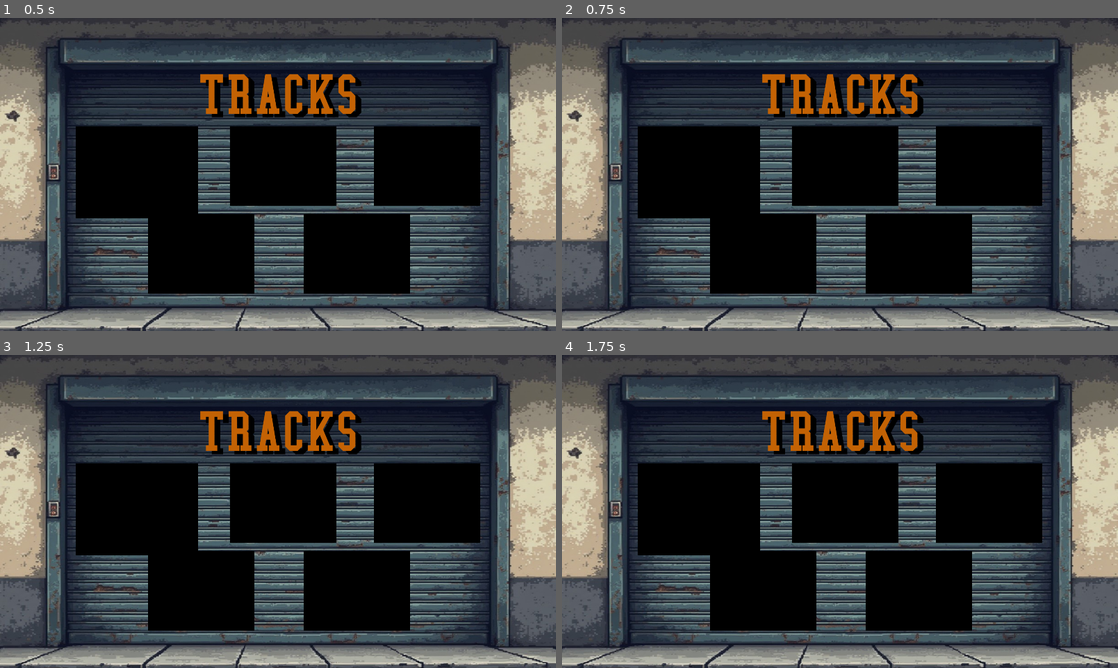
Above: before the commit, frames 1-4 (two rows, left to right).
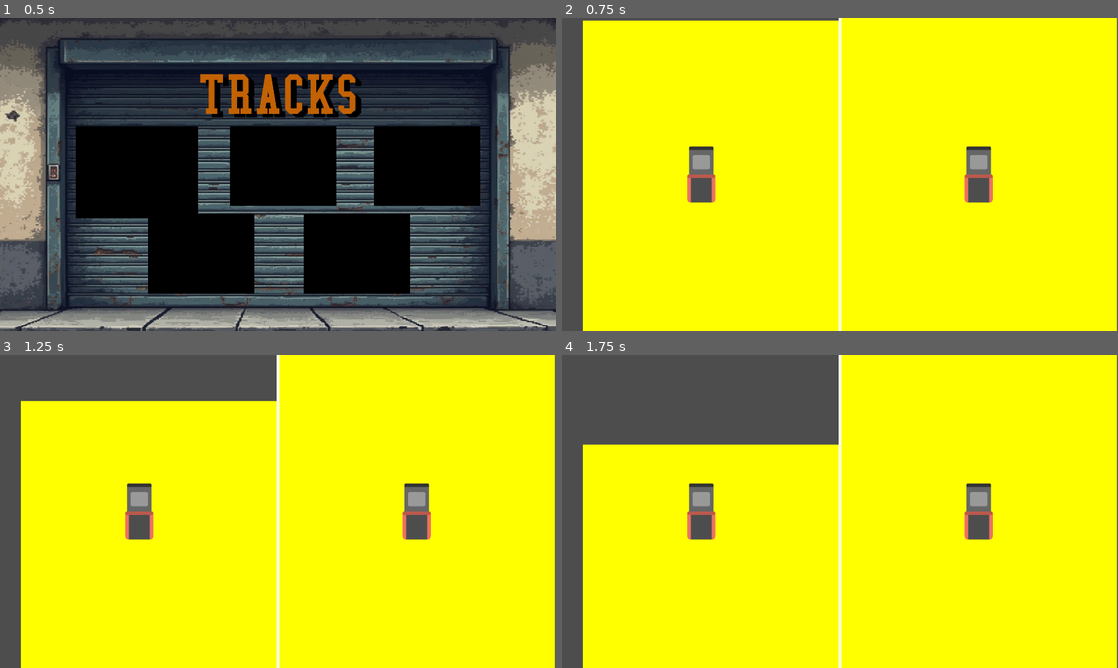
Above: after the commit, the same moments.

Repository: RoboFox031/BlazeShift
Game: Godot game, scene res://Scenes/UI/trackSelection.tscn
Same seed, same stepped clock (60 frames per second), same inputs: the game is played once before the commit and once after it.
Inputs:
- Up to frame 1 (0.5 s): no input
- Up to frame 2 (0.75 s): tap Enter at 0.5 s; hold W (p1_up) from 0.53 s (still down); tap O (p1_start) at 0.6 s
- Up to frame 3 (1.25 s): keep holding W (p1_up)
- Up to frame 4 (1.75 s): keep holding W (p1_up); tap O (p1_start) at 1.35 s

Frame 1 is identical in both runs. In frame 2, 99% of the frame differs, in the area x 0-100%, y 0-100%; in frame 3, 95%; in frame 4, 95%.

Commit message:
Finished Selecting Track Basics
Whenever a track is selected, a global variable is changed in order to load the that specific track.

Diff:
--- /dev/null
+++ b/Scenes/Testing/trackLoader.tscn
@@ -0,0 +1,41 @@
+[gd_scene load_steps=3 format=3 uid="uid://bh5t25i6jk3wb"]
+
+[ext_resource type="Script" path="res://Scripts/Testing/trackLoader.gd" id="1_lqhcq"]
+
+[sub_resource type="GDScript" id="GDScript_wxep4"]
+script/source = "extends HBoxContainer
+"
+
+[node name="trackLoader" type="Node2D"]
+script = ExtResource("1_lqhcq")
+
+[node name="HBoxContainer" type="HBoxContainer" parent="."]
+offset_right = 1920.0
+offset_bottom = 1080.0
+alignment = 1
+script = SubResource("GDScript_wxep4")
+
+[node name="SubViewportContainer" type="SubViewportContainer" parent="HBoxContainer"]
+layout_mode = 2
+
+[node name="SubViewport" type="SubViewport" parent="HBoxContainer/SubViewportContainer"]
+handle_input_locally = false
+size = Vector2i(954, 1080)
+render_target_update_mode = 4
+
+[node name="camera2d" type="Camera2D" parent="HBoxContainer/SubViewportContainer/SubViewport"]
+
+[node name="SubViewportContainer2" type="SubViewportContainer" parent="HBoxContainer"]
+layout_mode = 2
+
+[node name="SubViewport" type="SubViewport" parent="HBoxContainer/SubViewportContainer2"]
+handle_input_locally = false
+size = Vector2i(954, 1080)
+render_target_update_mode = 4
+
+[node name="camera2d" type="Camera2D" parent="HBoxContainer/SubViewportContainer2/SubViewport"]
+
+[node name="colorRect" type="ColorRect" parent="."]
+offset_left = 955.0
+offset_right = 965.0
+offset_bottom = 1080.0
--- /dev/null
+++ b/Scripts/Testing/trackLoader.gd
@@ -0,0 +1,27 @@
+extends Node2D
+var selectedTrack = globalVars.track
+@onready var players := {
+	"1": {
+	viewport = $HBoxContainer/SubViewportContainer/SubViewport,
+	camera = $HBoxContainer/SubViewportContainer/SubViewport/camera2d,
+	player = null
+	},
+	"2": {
+	viewport = $HBoxContainer/SubViewportContainer2/SubViewport,
+	camera = $HBoxContainer/SubViewportContainer2/SubViewport/camera2d,
+	player = null}
+}
+# Called when the node enters the scene tree for the first time.
+func _ready():
+	if globalVars.track:
+		var track = selectedTrack.instantiate()
+		players['1'].viewport.add_child(track)
+		players['2'].viewport.world_2d = players['1'].viewport.world_2d
+		players['1'].player = $HBoxContainer/SubViewportContainer/SubViewport/RaceTrackTesting/ScreenPlayer1
+		players['2'].player = $HBoxContainer/SubViewportContainer/SubViewport/RaceTrackTesting/ScreenPlayer2
+		for node in players.values():
+			var remote_transform := RemoteTransform2D.new()
+			remote_transform.remote_path = node.camera.get_path()
+			print(node)
+			node.player.add_child(remote_transform)
+		pass # Replace with function body.
--- a/Scripts/UI/trackSelection.gd
+++ b/Scripts/UI/trackSelection.gd
@@ -16,6 +16,10 @@
 	_updateMapSelected(maps[selected])
 
 func _process(delta: float) -> void:
+	if selected == 0 and Input.is_action_just_pressed("p1_start"):
+		globalVars.track = preload("res://Scenes/Testing/testing_racetrack.tscn")
+		get_tree().change_scene_to_file("res://Scenes/Testing/trackLoader.tscn")
+
 	if Input.is_action_just_pressed("p1_right"):
 		if selected + 1 < len(maps):
 			selected += 1
--- /dev/null
+++ b/Scripts/globalVars.gd
@@ -0,0 +1,3 @@
+extends Node
+
+var track = null
--- a/project.godot
+++ b/project.godot
@@ -15,11 +15,16 @@
 config/features=PackedStringArray("4.3", "GL Compatibility")
 config/icon="res://icon.svg"
 
+[autoload]
+
+globalVars="*res://Scripts/globalVars.gd"
+
 [display]
 
 window/size/viewport_width=1920
 window/size/viewport_height=1080
 window/size/mode=3
+window/size/resizable=false
 window/size/borderless=true
 window/stretch/mode="viewport"
 
Not shown: 1 places in Scenes/UI/trackSelection.tscn that only renumber resources
